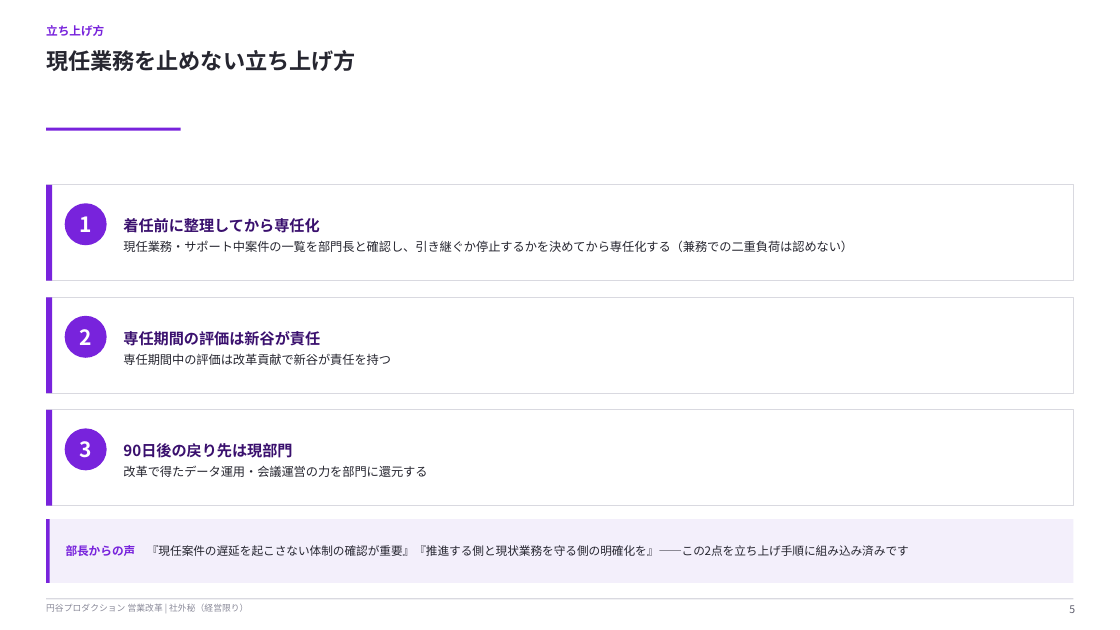
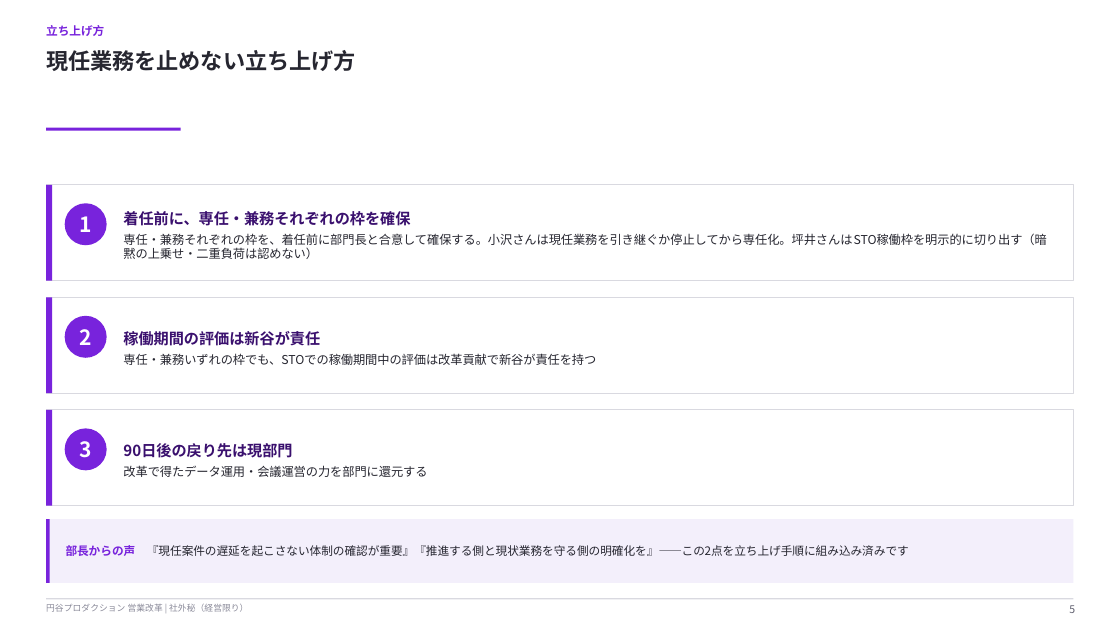
Before and after one commit to hayatoshintani-spe/kessho-lens, a slide deck: slide 5 of docs/営業改革_STO立ち上げ_山本会長共有資料.pptx. Drawn at 1120x630 pixels with LibreOffice and Linux fonts; fonts in the diff are those of the drawing. Boxes give left, top, right and bottom in pixels: in the first picture for what was removed or moved away, otherwise in the second. Text is boxed around its words. In the diff, an @@ line names an element or a change of style, - is before the commit and + after.

```diff
--- a/docs/営業改革_STO立ち上げ_山本会長共有資料.pptx
+++ b/docs/営業改革_STO立ち上げ_山本会長共有資料.pptx
@@ text at [123, 211, 1046, 259]: text changed @@
-着任前に整理してから専任化
-現任業務・サポート中案件の一覧を部門長と確認し、引き継ぐか停止するかを決めてから専任化する（兼務での二重負荷は認めない）
+着任前に、専任・兼務それぞれの枠を確保
+専任・兼務それぞれの枠を、着任前に部門長と合意して確保する。小沢さんは現任業務を引き継ぐか停止してから専任化。坪井さんはSTO稼働枠を明示的に切り出す（暗黙の上乗せ・二重負荷は認めない）
@@ text at [123, 331, 596, 365]: text changed @@
-専任期間の評価は新谷が責任
-専任期間中の評価は改革貢献で新谷が責任を持つ
+稼働期間の評価は新谷が責任
+専任・兼務いずれの枠でも、STOでの稼働期間中の評価は改革貢献で新谷が責任を持つ
```
Also in this commit, not shown: 2 other slides changed, 11 other files.
